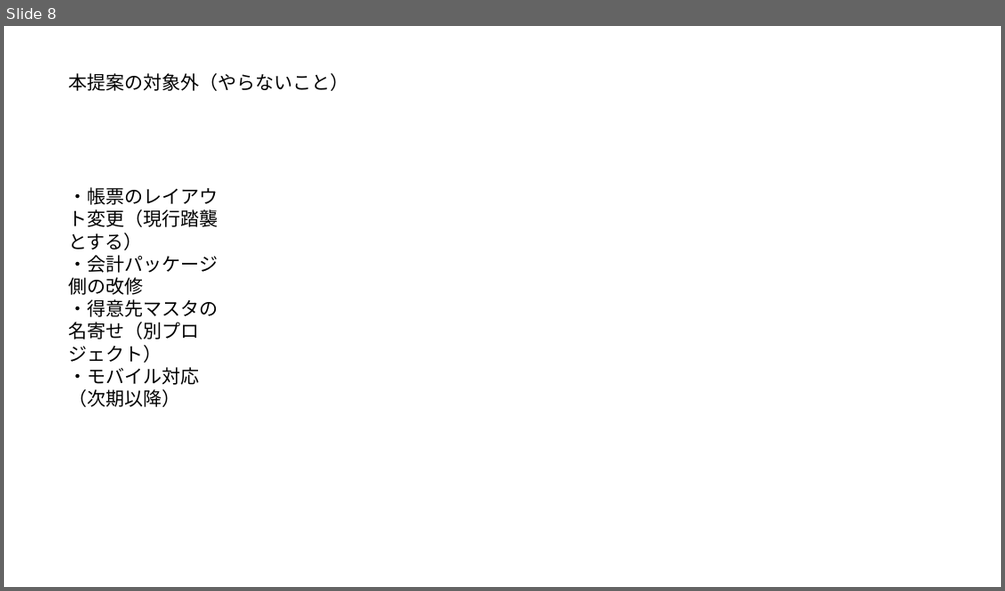
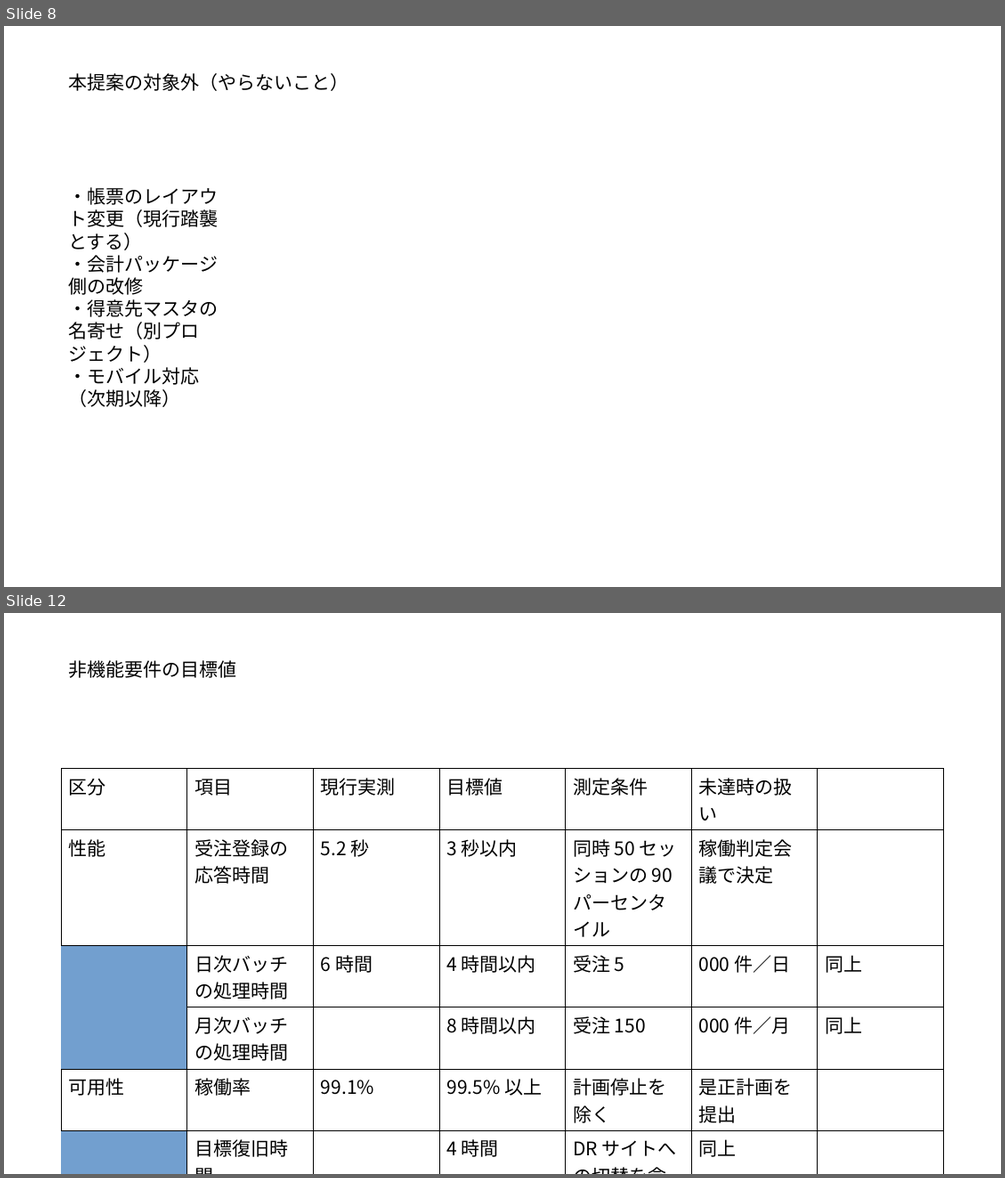
Before and after one commit to livingforge/ai-ready-pipeline4, a slide deck: examples/from-documents/資料/方式提案.pptx. Shown one above the other, each under a label of ours: slide 8 before the commit, slides 8 and 12 after it; the slides between them are not shown. The pictures are 1005x591 and 1005x1178 pixels, drawn with LibreOffice and Linux fonts; fonts in the diff are those of the drawing. Boxes give left, top, right and bottom in pixels: in the first picture for what was removed or moved away, otherwise in the second. Text is boxed around its words. In the diff, an @@ line names an element or a change of style, - is before the commit and + after.

```diff
--- a/examples/from-documents/資料/方式提案.pptx
+++ b/examples/from-documents/資料/方式提案.pptx
@@ slide 12 added at box(4, 613, 1001, 1174), background #FFFFFF @@
@@ title added at box(69, 660, 237, 678), 18 pt, text #000000 @@
+非機能要件の目標値
@@ table added at box(62, 769, 947, 1160), 6 rows, 7 columns @@
+区分 | 項目 | 現行実測 | 目標値 | 測定条件 | 未達時の扱い | 
+性能 | 受注登録の応答時間 | 5.2 秒 | 3 秒以内 | 同時 50 セッションの 90 パーセンタイル | 稼働判定会議で決定 | 
+ | 日次バッチの処理時間 | 6 時間 | 4 時間以内 | 受注 5 | 000 件／日 | 同上
+ | 月次バッチの処理時間 |  | 8 時間以内 | 受注 150 | 000 件／月 | 同上
+可用性 | 稼働率 | 99.1% | 99.5% 以上 | 計画停止を除く | 是正計画を提出 | 
+ | 目標復旧時間 |  | 4 時間 | DR サイトへの切替を含む | 同上 | 
```
Also in this commit, not shown: 3 other slides added, 24 other files.
